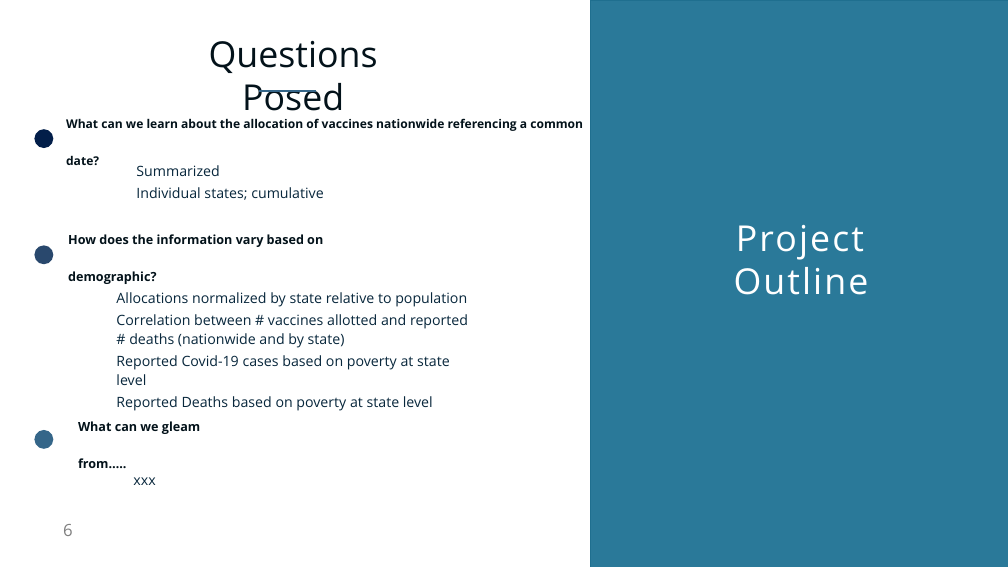
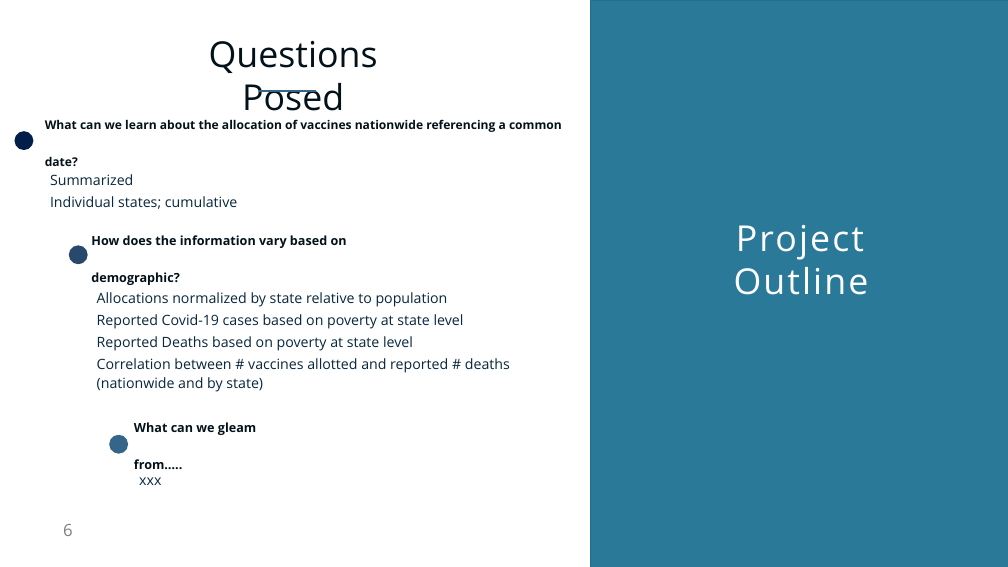
Before and after one commit to NicoleLund/covid_vaccine_availability, a slide deck: slide 6 of presentation/Project_one.pptx. Drawn at 1008x567 pixels with LibreOffice and Linux fonts; fonts in the diff are those of the drawing; grey boxes stand for pictures. Boxes give left, top, right and bottom in pixels: in the first picture for what was removed or moved away, otherwise in the second. Text is boxed around its words. In the diff, an @@ line names an element or a change of style, - is before the commit and + after.

```diff
--- a/presentation/Project_one.pptx
+++ b/presentation/Project_one.pptx
@@ text "What can we learn about ...": place and size @@
-text "What can we learn about ..." at box(66, 118, 583, 131)
+text "What can we learn about ..." at box(45, 119, 562, 132)
@@ ellipse: place and size @@
-ellipse at box(34, 129, 53, 148)
+ellipse at box(14, 131, 33, 150)
@@ text "Summarized": place and size @@
-text "Summarized" at box(136, 165, 323, 200)
+text "Summarized" at box(50, 174, 237, 209)
@@ text "How does the information vary ...": place and size @@
-text "How does the information vary ..." at box(68, 234, 323, 284)
+text "How does the information vary ..." at box(91, 235, 347, 285)
@@ ellipse: place and size @@
-ellipse at box(34, 245, 53, 264)
+ellipse at box(69, 245, 88, 264)
@@ text "Allocations normalized by state relative ...": place and size @@
-text "Allocations normalized by state relative ..." at box(116, 292, 468, 407)
+text "Allocations normalized by state relative ..." at box(97, 292, 510, 392)
@@ text at box(116, 314, 468, 348): paragraph removed @@
-Correlation between # vaccines allotted and reported # deaths (nationwide and by state)
@@ text at box(97, 358, 510, 392): paragraph added @@
+Correlation between # vaccines allotted and reported # deaths (nationwide and by state)
@@ text "What can we gleam from…..": place and size @@
-text "What can we gleam from….." at box(78, 421, 200, 468)
+text "What can we gleam from….." at box(134, 422, 256, 469)
@@ ellipse: place and size @@
-ellipse at box(34, 430, 53, 449)
+ellipse at box(109, 435, 128, 454)
@@ text "xxx": place and size @@
-text "xxx" at box(133, 477, 155, 485)
+text "xxx" at box(139, 477, 161, 485)
```
Also in this commit, not shown: 5 other slides changed, 14 slides added, 1 slide removed, 1 other file.
